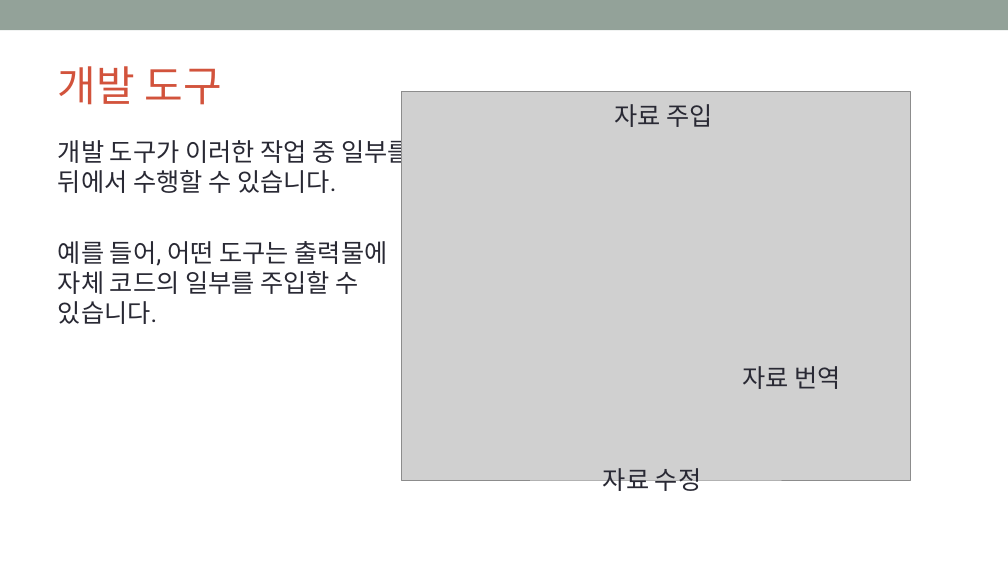
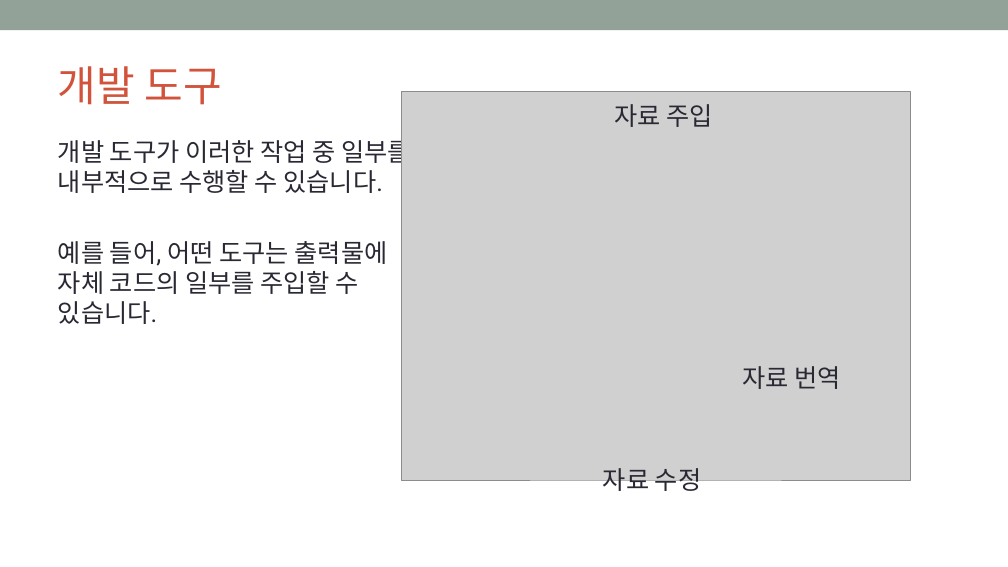
Before and after one commit to OpenChain-KWG/Curriculum-Translation-KR, a slide deck: slide 39 of target/slides/openchain-curriculum-for-1-1.pptx. Drawn at 1008x567 pixels with LibreOffice and Linux fonts; fonts in the diff are those of the drawing; grey boxes stand for pictures; background and template pictures are left out. Boxes give left, top, right and bottom in pixels: in the first picture for what was removed or moved away, otherwise in the second. Text is boxed around its words. In the diff, an @@ line names an element or a change of style, - is before the commit and + after.

```diff
--- a/target/slides/openchain-curriculum-for-1-1.pptx
+++ b/target/slides/openchain-curriculum-for-1-1.pptx
@@ text at box(58, 135, 411, 193): text changed @@
-개발 도구가 이러한 작업 중 일부를 뒤에서 수행할 수 있습니다.
+개발 도구가 이러한 작업 중 일부를 내부적으로 수행할 수 있습니다.
```
Also in this commit, not shown: 3 other slides changed, 3 slides added, 3 slides removed, 10 other files.
